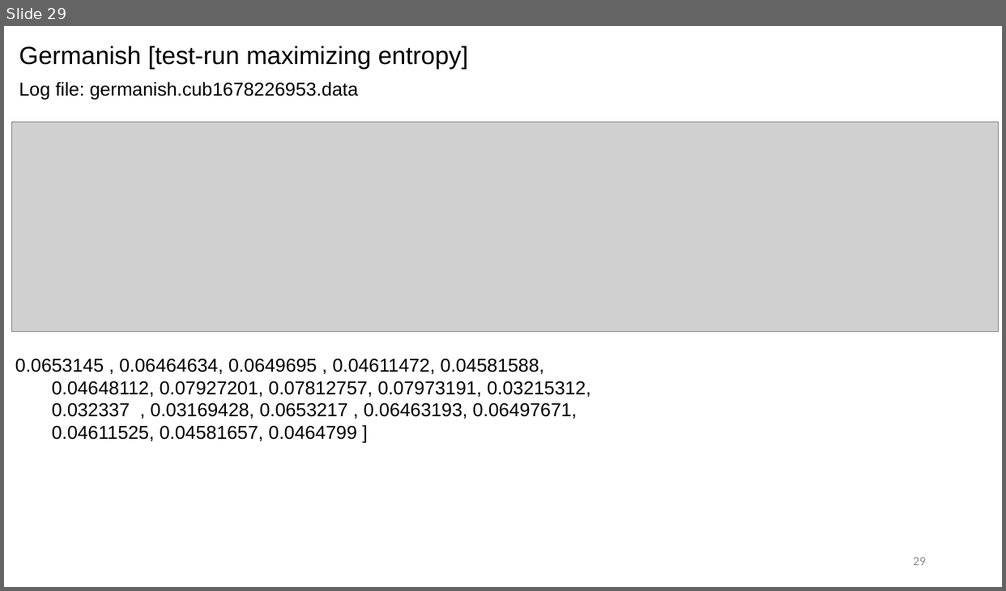
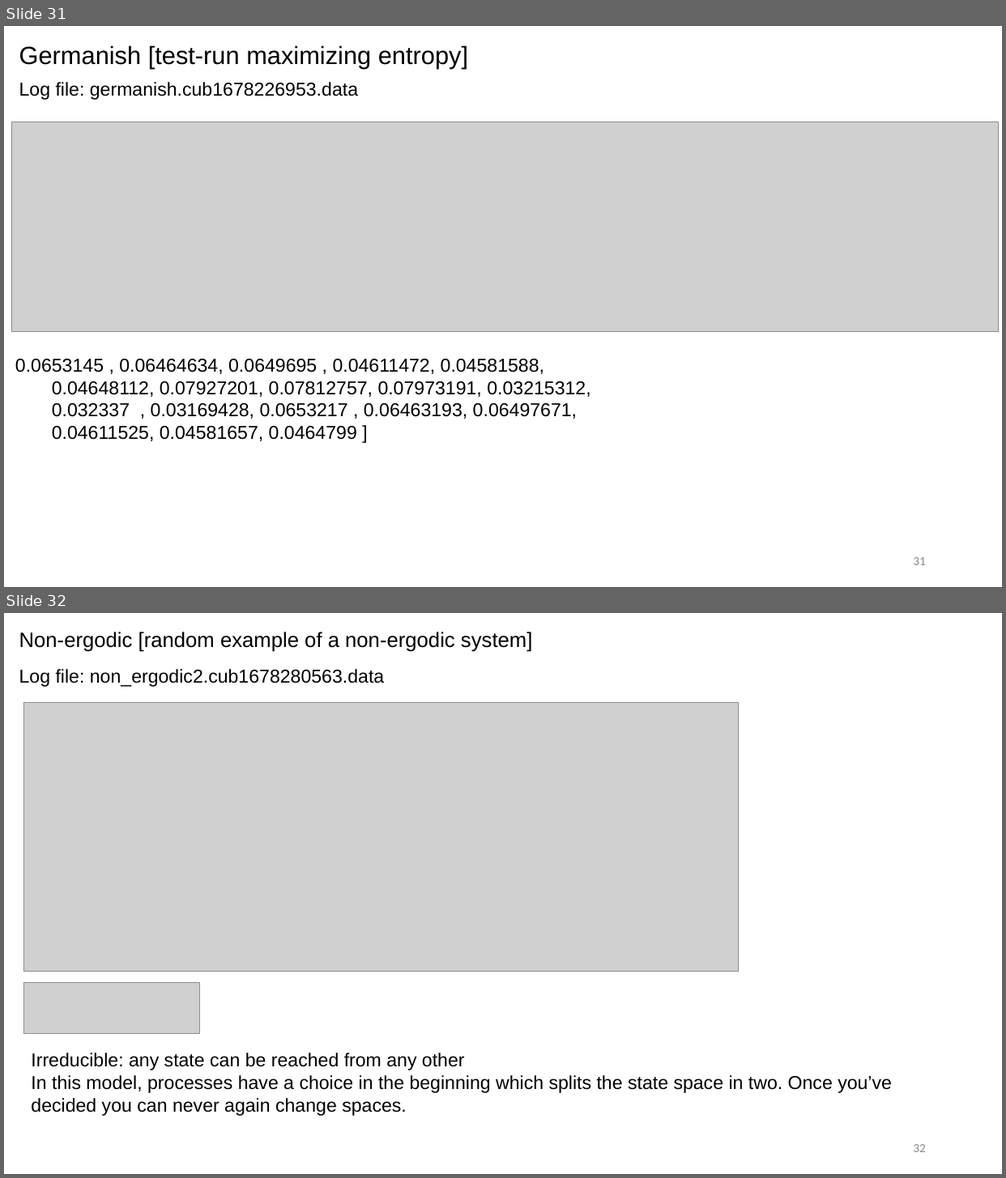
Before and after one commit to cubicle-model-checker/cubicle, a slide deck: mcmc_method.pptx. Shown one above the other, each under a label of ours: slide 29 before the commit, slides 31 and 32 after it. The pictures are 1006x591 and 1006x1178 pixels, drawn with LibreOffice and Linux fonts; fonts in the diff are those of the drawing; grey boxes stand for pictures. Boxes give left, top, right and bottom in pixels: in the first picture for what was removed or moved away, otherwise in the second. Text is boxed around its words. In the diff, an @@ line names an element or a change of style, - is before the commit and + after.

```diff
--- a/mcmc_method.pptx
+++ b/mcmc_method.pptx
@@ slide 32 added at (4,613,1002,1174), background #FFFFFF @@
@@ text added at (19,632,533,652), 20 pt, text #000000 @@
+Non-ergodic [random example of a non-ergodic system]
@@ text added at (19,669,384,687), 18 pt, text #000000 @@
+Log file: non_ergodic2.cub1678280563.data
@@ picture added at (23,703,739,972) @@
@@ picture added at (23,983,199,1033) @@
@@ text added at (31,1053,892,1116), 18 pt, text #000000 @@
+Irreducible: any state can be reached from any other
+In this model, processes have a choice in the beginning which splits the state space in two. Once you’ve decided you can never again change spaces.
@@ page number added at (913,1144,926,1152), 12 pt, text #8C8C8C @@
+32
@@ what was slide 29 is now slide 31 @@
@@ page number at (913,557,926,565): text changed @@
-29
+31
```
Also in this commit, not shown: 3 slides changed, 4 other slides added, 1 other file.
